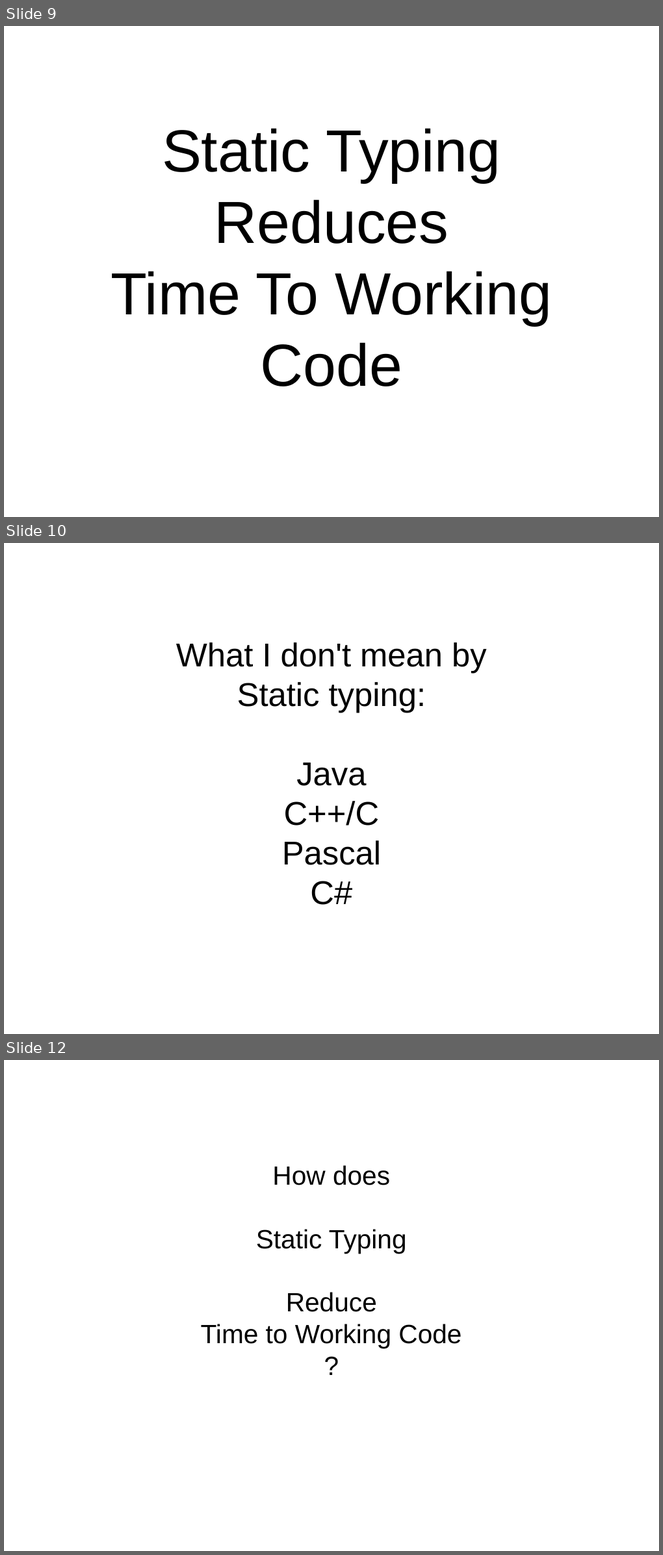
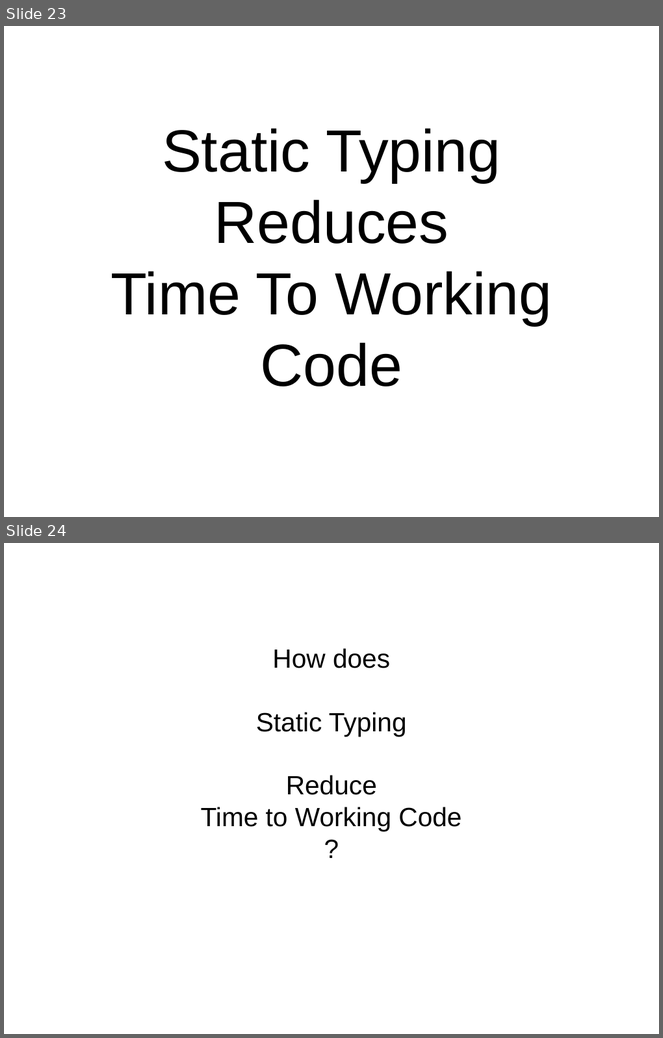
Before and after one commit to bhurt/presentations, a slide deck: statictyping.odp. Shown one above the other, each under a label of ours: slides 9, 10 and 12 before the commit, slides 23 and 24 after it; the slides between them are not shown. The pictures are 663x1555 and 663x1038 pixels, drawn with LibreOffice and Linux fonts; fonts in the diff are those of the drawing. Boxes give left, top, right and bottom in pixels: in the first picture for what was removed or moved away, otherwise in the second. Text is boxed around its words. In the diff, an @@ line names an element or a change of style, - is before the commit and + after.

```diff
--- a/statictyping.odp
+++ b/statictyping.odp
@@ slide 10 removed at [4,543,659,1034], background #FFFFFF @@
@@ subtitle removed at [176,642,487,905] @@
-What I don't mean by
-Static typing:
-Java
-C++/C
-Pascal
-C#
@@ what was slide 9 is now slide 23 @@
@@ what was slide 12 is now slide 24 @@
```
Also in this commit, not shown: 3 slides changed, 17 slides added, 6 other slides removed.
